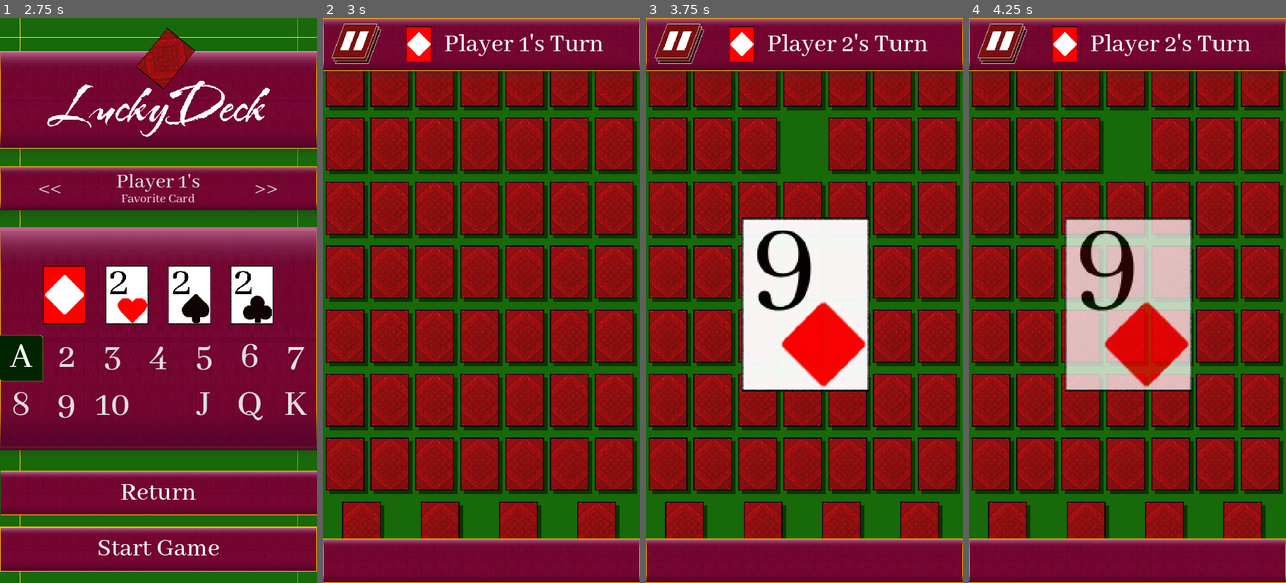
Above: before the commit, frames 1-4 (left to right).
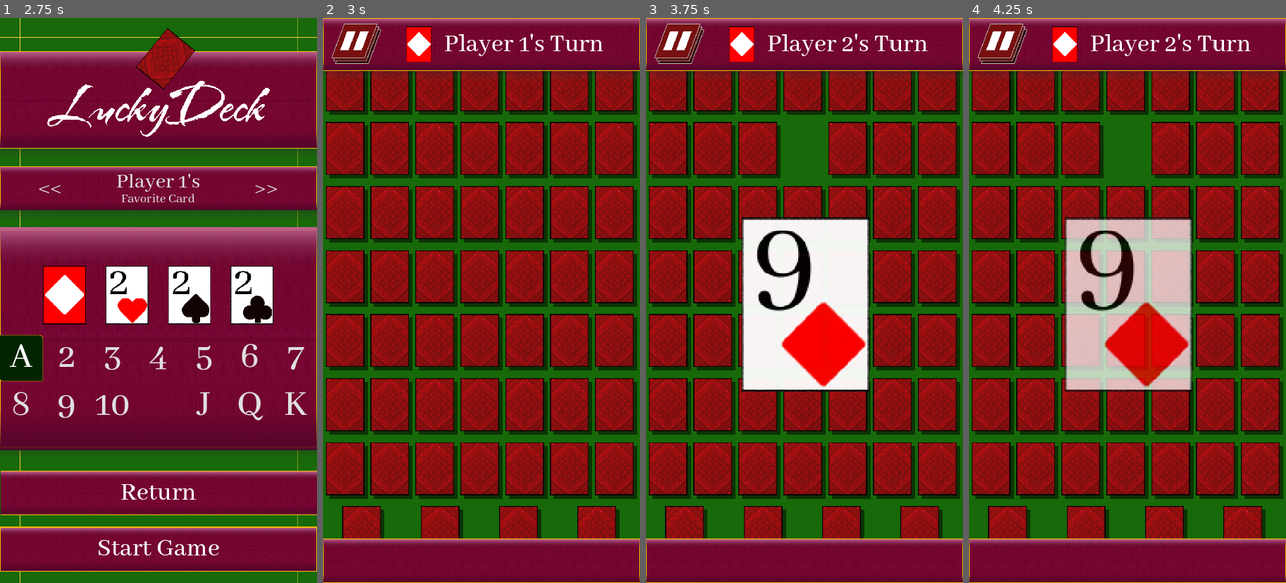
Above: after the commit, the same moments.

Repository: Yavuz7/LuckyDeck
Game: Godot game, scene res://Scripts/main_menu.tscn
The game is run twice, just before and just after one commit, with the same random seed, the same clock (stepped at 60 frames per second) and the same inputs.
Inputs (mouse positions are in pixels of both pictures, inside the frame that each line leads up to):
- Up to frame 1 (2.75 s): click "Play" at 0.5 s; click "Play" at 1.25 s; click "Continue" at 2 s
- Up to frame 2 (3 s): click "Start Game" at 2.75 s
- Up to frame 3 (3.75 s): click (804, 136) at 3.5 s
- Up to frame 4 (4.25 s): no input

Frame 1 is identical in both runs. In frame 2, 30% of the frame differs, in the area x 0-100%, y 9-93%; in frame 3, 24%; in frame 4, 26%.

Commit message:
SUPER FIXED GRID, it now works beautifully

Diff:
--- a/Menus/Game.tscn
+++ b/Menus/Game.tscn
@@ -61,6 +61,7 @@
 anchor_bottom = 0.921875
 grow_horizontal = 2
 grow_vertical = 2
+theme_override_constants/margin_top = 25
 metadata/_edit_use_anchors_ = true
 
 [node name="grida" type="GridContainer" parent="gridMargin"]
--- a/Scripts/Card.gd
+++ b/Scripts/Card.gd
@@ -15,14 +15,17 @@
 
 func flip():
 	GameManager.gameTurn()
-	if(GameManager.Deck.size() > 55):
-		self.queue_free()
-	else:
-		self.disabled = true
-		self.modulate.a = 0
-		self.mouse_filter =Control.MOUSE_FILTER_IGNORE
+#	if(GameManager.Deck.size() > 55):
+#	self.queue_free()
+#	else:
+	self.disabled = true
+	self.modulate.a = 0
+	self.mouse_filter =Control.MOUSE_FILTER_IGNORE
 	pass
 
+func deleteSelf():
+	if(self.modulate.a == 0):
+		self.queue_free()
 func _ready():
 	set_h_size_flags(3)
 	set_v_size_flags(2)
--- a/Scripts/GameManager.gd
+++ b/Scripts/GameManager.gd
@@ -8,7 +8,6 @@
 var footerDisplay
 var turnPlayerFavoriteCard
 var grid
-var gridCards
 
 var pauseButton = preload("res://assets/Images/Buttons/pauseButtonLarge.svg")
 var closeButton = preload("res://assets/Images/Buttons/closeButtonNew.svg")
@@ -64,8 +63,7 @@
 	checkDefeat(randomIndex)
 #	print(gamePlayers[currentPlayer].cards.back())
 	Deck.remove_at(randomIndex)
-	if(Deck.size() == 56):
-		print("RESIZE")
+	if(Deck.size() % 9 == 0):
 		reSizeGrid()
 
 func showCard(randomIndex):
@@ -171,12 +169,16 @@
 	pass
 
 func reSizeGrid():
+	grid.get_children().map(func(card): card.deleteSelf())
 	#Increase in Size calculated, so new size over original gives us ratio, ratios might be different for x and y
 	var changeInSizeH = grid.get_parent().size[0] / 710
+	var hsize = grid.get_parent().size[0]/ (96 * changeInSizeH)
+	var numberOfRows = grid.get_children().size()/hsize
+
+
 	var changeInSizeV = grid.get_parent().size[1] / 1044
-	var hsize = grid.get_parent().size[0]/ (96 * changeInSizeH)
+
 #Then we get the number of cards remaining if you have hsize number of cards
-	var numberOfRows = 56/hsize
 #	var totalExtraSpace = grid.get_parent().size[1]  - (numberOfRows* 128)
 	var newSize = (grid.get_parent().size[1]  - (numberOfRows* 128 * changeInSizeV))/(numberOfRows)
 	grid.add_theme_constant_override("v_separation", newSize)
--- a/Scripts/deckDealer.gd
+++ b/Scripts/deckDealer.gd
@@ -17,7 +17,6 @@
 	dealDeck()
 	GameManager.setDeck(Deck)
 	GameManager.grid = grid
-	GameManager.gridCards = gridCards
 	self.queue_free()
 
 func _init(players):
